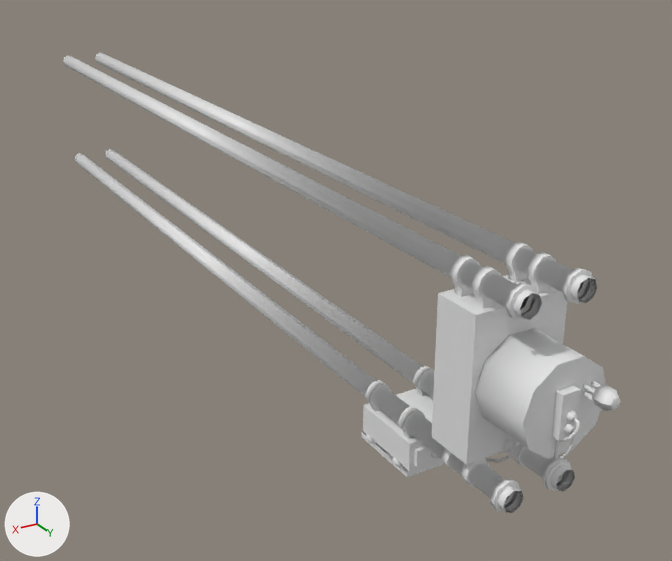
One commit to the FBX model Assets/Models/PressFrame.fbx: the scene before it, then after it.
Camera for both pictures: a 50 mm lens placed at (12.2, 14.2, 9.7), pointed at (-2.3, -10.0, -2.4). The axes (+X, +Y, +Z) are drawn at lower left. The lights are the same throughout. Vertices at the same position are counted once.

The older version as bpy lines, for what is in view:
```python
me_press = bpy.data.meshes.new('Press')
me_press.from_pydata(...)  # 937 vertices, 1587 faces; spans x -1.3..1.2, y -28.2..3.5, z -3.7..2.6
# faces by material slot: [12, 134, 128, 694, 36, 146, 40, 397]
me_press.materials.append(mat_box)  # white #e7e7e7
me_press.materials.append(mat_transformer)  # white #e7e7e7
me_press.materials.append(mat_feet)  # white #e7e7e7
me_press.materials.append(mat_rings)  # white #e7e7e7
me_press.materials.append(mat_bulb)  # white #e7e7e7
me_press.materials.append(mat_details)  # white #e7e7e7
me_press.materials.append(mat_drum)  # white #e7e7e7
me_press.materials.append(mat_wire)  # white #e7e7e7
ob_press = bpy.data.objects.new('Press', me_press)
ob_press.location = (0.0, 0.0, 0.0)
```
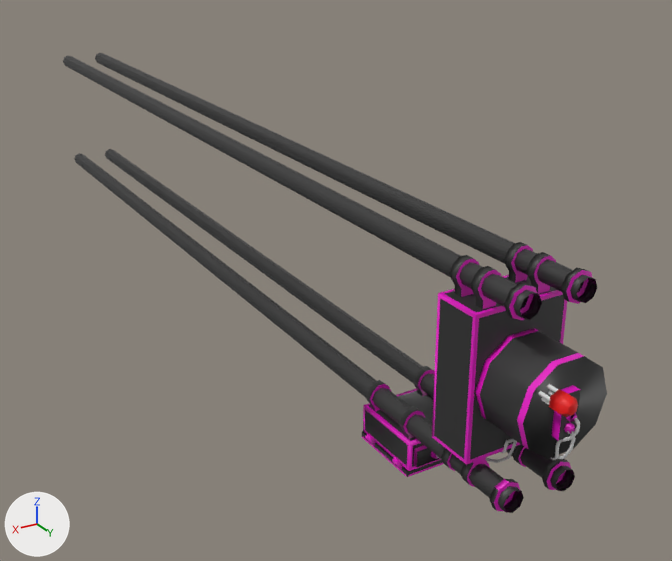
Commit message: Change PressFrame model

Location of each change, (x1, y1, x2, y2) in pixels of the pictures (672 x 561 px; the box of a moved part takes in the faces that stretch with it):
'Press', reshaped
    before: (63, 53, 621, 513)
    after: (63, 53, 607, 513)
part 1 of me_press, moved or reshaped
    before: (592, 384, 621, 411)
    after: (549, 389, 578, 417)
part 2 of me_press, moved or reshaped
    before: (583, 384, 596, 394)
    after: (539, 391, 550, 402)
part 3 of me_press, moved or reshaped
    before: (591, 381, 601, 387)
    after: (547, 384, 558, 392)
part 4 of me_press, moved or reshaped
    before: (583, 391, 593, 400)
    after: (548, 391, 554, 396)
part 5 of me_press, built on
    before: (436, 412, 579, 459)
    after: (362, 270, 592, 511)
part 6 of me_press, recoloured (white to pink)
    both: (365, 434, 427, 470)
part 7 of me_press, recoloured (white to black)
    both: (362, 431, 439, 472)
part 8 of me_press, recoloured (white to black)
    both: (63, 53, 598, 513)
part 9 of me_press, recoloured
    both: (370, 245, 556, 490)
part 10 of me_press, recoloured (white to black)
    both: (365, 242, 591, 511)
part 11 of me_press, recoloured
    both: (431, 416, 576, 458)
part 12 of me_press, recoloured (white to pink)
    both: (552, 385, 581, 441)
part 13 of me_press, recoloured (white to black)
    both: (523, 356, 605, 459)

Diff of the bpy script that builds the scene:
```diff
--- a/Assets/Models/PressFrame.fbx.py
+++ b/Assets/Models/PressFrame.fbx.py
@@ mat_maincolor @@
+mat_maincolor = principled_material('MainColor')
+mat_maincolor.base_color = (0.0292, 0.0292, 0.0292)  # black #303030
@@ mat_light @@
+mat_light = principled_material('Light')
+mat_light.base_color = (0.8, 0.00102, 0.0)  # red #e70300
@@ mat_neon @@
+mat_neon = principled_material('Neon')
+mat_neon.base_color = (0.8, 0.00409, 0.567)  # pink #e70dc6
@@ me_press @@
 # used by ob_press; location = (0.0, 0.0, 0.0)
-me_press.from_pydata(...)  # 937 vertices, 1587 faces; spans x -1.3..1.2, y -28.2..3.5, z -3.7..2.6
+me_press.from_pydata(...)  # 1261 vertices, 1642 faces; spans x -1.3..1.2, y -28.2..3.5, z -3.7..2.6
+# me_press part 1: the loose piece of 20 vertices spanning x -0.8..-0.3, y 3.0..3.5, z 0.1..0.5 is turned 24.7 degrees about the y axis through its middle, then moved by (1.2, 0.0, 0.2), in mat_light (red #e70300)
+# me_press part 2: the loose piece of 8 vertices spanning x -0.5..-0.4, y 2.7..3.1, z 0.4 is moved by (1.2, 0.0, 0.2), in mat_box (white #e7e7e7)
+# me_press part 3: the loose piece of 8 vertices spanning x -0.7..-0.6, y 2.7..3.1, z 0.4 is moved by (1.2, 0.0, 0.3), in mat_box (white #e7e7e7)
+# me_press part 4: the loose piece of 8 vertices spanning x -0.5..-0.4, y 2.7..3.1, z 0.2..0.3 is moved by (1.0, 0.0, 0.3), in mat_box (white #e7e7e7)
+# me_press part 5: 16 vertices moved within x 0.1..0.4, y -0.8..3.1, z -3.0..0.0; 324 vertices added at x -1.3..1.2, y -3.2..2.7, z -3.5..2.5
+# me_press part 6: 69 faces spanning x -1.2..1.1, y -2.9..-1.0, z -3.7..-2.8 switch from mat_transformer (white #e7e7e7) to mat_neon (pink #e70dc6)
+# me_press part 7: 47 faces spanning x -1.1..1.0, y -3.2..-1.0, z -3.7..-2.8 switch from mat_transformer (white #e7e7e7) to mat_maincolor (black #303030)
+# me_press part 8: 128 faces spanning x -1.0..1.0, y -28.2..2.3, z -2.5..2.5 switch from mat_feet (white #e7e7e7) to mat_maincolor (black #303030)
+# me_press part 9: 241 faces spanning x -1.1..1.1, y -3.0..2.1, z -2.7..2.6 switch from mat_rings (white #e7e7e7) to mat_neon (pink #e70dc6)
+# me_press part 10: 325 faces spanning x -1.1..1.1, y -3.0..2.1, z -2.7..2.6 switch from mat_rings (white #e7e7e7) to mat_maincolor (black #303030)
+# me_press part 11: 60 faces spanning x 0.0..0.5, y -1.0..3.1, z -3.1..0.1 switch from mat_details (white #e7e7e7) to mat_neon (pink #e70dc6)
+# me_press part 12: 8 faces spanning x -0.1..0.3, y 2.7..2.9, z -0.5..0.5 switch from mat_drum (white #e7e7e7) to mat_neon (pink #e70dc6)
+# me_press part 13: 12 faces spanning x -1.1..1.1, y 2.7..2.9, z -1.1..1.1 switch from mat_drum (white #e7e7e7) to mat_maincolor (black #303030)
 me_press.materials.append(mat_box)
-me_press.materials.append(mat_bulb)  # white #e7e7e7
-me_press.materials.append(mat_wire)  # white #e7e7e7
+me_press.materials.append(mat_light)  # red #e70300
```
